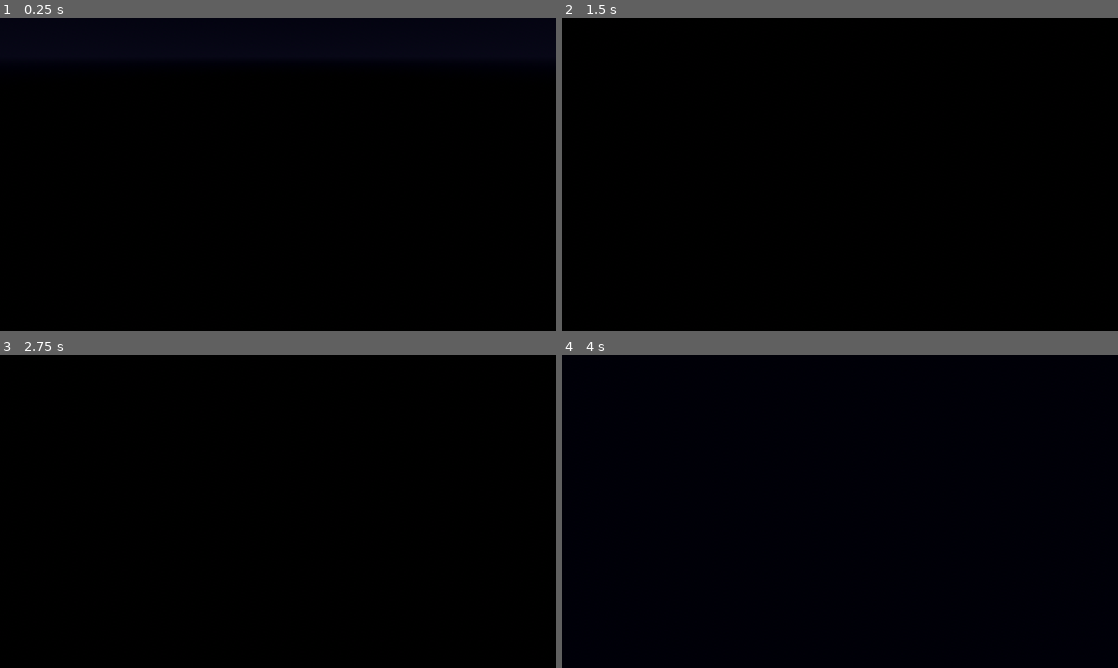
Above: before the commit, frames 1-4 (two rows, left to right).
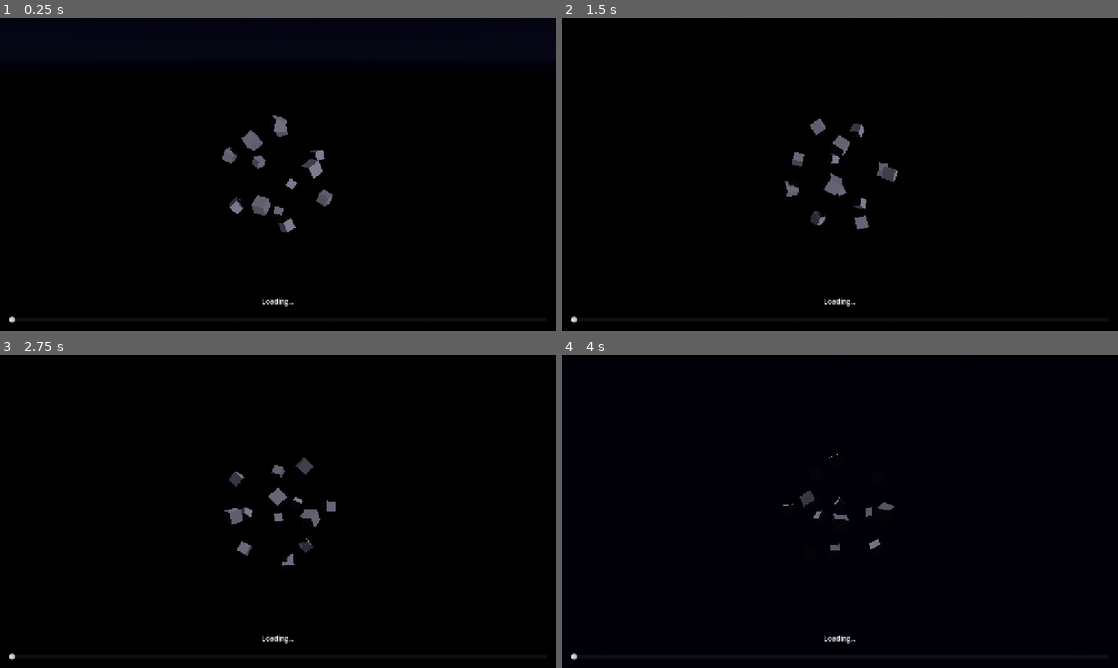
Above: after the commit, the same moments.

Repository: blugart-dev/moltbot-star-visualizer
Game: Godot game, scene res://scenes/main.tscn
Two runs of this game, one before a commit and one after it. Both use one fixed random seed, a clock stepped at 60 frames per second and the inputs below.
Inputs (mouse positions are in pixels of both pictures, inside the frame that each line leads up to):
- Up to frame 1 (0.25 s): no input
- Up to frame 2 (1.5 s): tap Enter at 0.5 s; move the mouse to (962, 158) at 0.52 s; hold Shift 0.53-1.25 s; click (962, 158) at 0.67 s; tap Space at 1.25 s; drag from (728, 190) to (812, 237) at 1.27 s
- Up to frame 3 (2.75 s): tap Enter at 2 s; move the mouse to (333, 442) at 2.02 s; tap Ctrl at 2.1 s; click (333, 442) at 2.17 s
- Up to frame 4 (4 s): tap Space at 2.75 s; drag from (812, 574) to (673, 464) at 2.77 s; tap Enter at 3.5 s; move the mouse to (1006, 558) at 3.52 s; tap Alt at 3.6 s; click (1006, 558) at 3.67 s

The runs differ from the first frame. In frame 1, 1.2% of the frame differs, in the area x 1-60%, y 31-98%; in frame 2, 1.0%; in frame 3, 1.0%; in frame 4, 0.4%.

Commit message:
feat: connect DataProvider to LobsterManager for date-based updates
Add VisualizationCoordinator to wire DataProvider and LobsterManager:
- set_date(date) updates lobster count from star history
- set_progress(0-1) for timeline scrubbing
- Positions new lobsters using PositionCalculator
- Signal-based loose coupling via date_updated signal

Add debug timeline UI with slider for testing date changes.
Update main.tscn with DataProvider script and coordinator.

Includes 13 integration tests for coordinator functionality.

Closes #11

Co-Authored-By: Claude Opus 4.5 <noreply@anthropic.com>

Diff:
--- a/scenes/main.tscn
+++ b/scenes/main.tscn
@@ -2,6 +2,9 @@
 
 [ext_resource type="Script" uid="uid://cweuunafwq03r" path="res://scripts/core/orbit_camera.gd" id="1_orbit"]
 [ext_resource type="Script" uid="uid://16k4vrlriw5k" path="res://scripts/core/lobster_manager.gd" id="2_lobster"]
+[ext_resource type="Script" path="res://scripts/core/data_provider.gd" id="3_data"]
+[ext_resource type="Script" path="res://scripts/core/visualization_coordinator.gd" id="4_coord"]
+[ext_resource type="Script" path="res://scripts/ui/debug_timeline.gd" id="5_debug"]
 
 [sub_resource type="BoxMesh" id="BoxMesh_0wfyh"]
 
@@ -44,6 +47,10 @@
 [node name="TimelineController" type="Node" parent="." unique_id=213731902]
 
 [node name="DataProvider" type="Node" parent="." unique_id=519236001]
+script = ExtResource("3_data")
+
+[node name="VisualizationCoordinator" type="Node" parent="."]
+script = ExtResource("4_coord")
 
 [node name="UI" type="CanvasLayer" parent="." unique_id=1978227726]
 
@@ -53,9 +60,32 @@
 anchor_top = 1.0
 anchor_right = 1.0
 anchor_bottom = 1.0
-offset_top = -60.0
+offset_top = -80.0
 grow_horizontal = 2
 grow_vertical = 0
+script = ExtResource("5_debug")
+
+[node name="Label" type="Label" parent="UI/TimelineBar"]
+layout_mode = 1
+anchors_preset = 10
+anchor_right = 1.0
+offset_bottom = 24.0
+grow_horizontal = 2
+text = "Loading..."
+horizontal_alignment = 1
+
+[node name="HSlider" type="HSlider" parent="UI/TimelineBar"]
+layout_mode = 1
+anchors_preset = 14
+anchor_top = 0.5
+anchor_right = 1.0
+anchor_bottom = 0.5
+offset_left = 20.0
+offset_top = 4.0
+offset_right = -20.0
+offset_bottom = 24.0
+grow_horizontal = 2
+grow_vertical = 2
 
 [node name="StatsDisplay" type="Control" parent="UI" unique_id=335600474]
 layout_mode = 3
--- /dev/null
+++ b/scripts/core/visualization_coordinator.gd
@@ -0,0 +1,128 @@
+class_name VisualizationCoordinator
+extends Node
+## Coordinates DataProvider and LobsterManager for date-based visualization.
+##
+## This is the integration layer that connects star history data to the
+## visual lobster display. When the date changes, it updates the lobster
+## count and positions accordingly.
+
+## Emitted when the visualization updates for a new date.
+signal date_updated(date: String, star_count: int)
+
+## Reference to the DataProvider node.
+@export var data_provider: Node
+
+## Reference to the LobsterManager node.
+@export var lobster_manager: Node3D
+
+var _current_date: String = ""
+var _current_count: int = 0
+
+
+func _ready() -> void:
+	_auto_find_references()
+	_connect_signals()
+
+	# Initialize to first date once data is loaded
+	if data_provider and data_provider.is_loaded():
+		_initialize_visualization()
+	elif data_provider:
+		data_provider.data_loaded.connect(_initialize_visualization)
+
+
+## Updates the visualization to show stars for the given date.
+func set_date(date: String) -> void:
+	if not data_provider or not lobster_manager:
+		push_warning("VisualizationCoordinator: Missing data_provider or lobster_manager")
+		return
+
+	if date == _current_date:
+		return
+
+	_current_date = date
+	var star_count: int = data_provider.get_star_count(date)
+	_update_lobster_count(star_count)
+	date_updated.emit(date, star_count)
+
+
+## Updates the visualization based on a normalized progress value (0.0 to 1.0).
+## Useful for timeline scrubbing.
+func set_progress(progress: float) -> void:
+	if not data_provider:
+		return
+
+	progress = clampf(progress, 0.0, 1.0)
+	var history_size: int = data_provider.get_history_size()
+	if history_size == 0:
+		return
+
+	var index: int = int(progress * (history_size - 1))
+	var date: String = data_provider.get_date_at_index(index)
+	set_date(date)
+
+
+## Returns the current date being displayed.
+func get_current_date() -> String:
+	return _current_date
+
+
+## Returns the current star count being displayed.
+func get_current_count() -> int:
+	return _current_count
+
+
+func _auto_find_references() -> void:
+	if not data_provider:
+		data_provider = get_node_or_null("../DataProvider")
+	if not lobster_manager:
+		lobster_manager = get_node_or_null("../World/LobsterManager")
+
+
+func _connect_signals() -> void:
+	if lobster_manager and lobster_manager.has_signal("instance_count_changed"):
+		if not lobster_manager.instance_count_changed.is_connected(_on_instance_count_changed):
+			lobster_manager.instance_count_changed.connect(_on_instance_count_changed)
+
+
+func _initialize_visualization() -> void:
+	if not data_provider:
+		return
+
+	var first_date: String = data_provider.get_first_date()
+	if first_date != "":
+		set_date(first_date)
+
+
+func _update_lobster_count(count: int) -> void:
+	if not lobster_manager:
+		return
+
+	var old_count: int = lobster_manager.get_instance_count()
+	lobster_manager.set_instance_count(count)
+
+	# Only recalculate positions for new instances
+	if count > old_count:
+		_position_new_instances(old_count, count)
+
+	_current_count = count
+
+
+func _position_new_instances(start_index: int, end_count: int) -> void:
+	# Calculate positions for new instances using PositionCalculator
+	var transforms: Array[Transform3D] = PositionCalculator.calculate_positions(end_count)
+
+	# Apply transforms for new instances
+	for i in range(start_index, end_count):
+		lobster_manager.set_instance_transform(i, transforms[i])
+		# Set random custom data for shader variation
+		var custom_data := Color(
+			randf(),  # Animation phase
+			0.8 + randf() * 0.2,  # R tint
+			0.2 + randf() * 0.2,  # G tint
+			0.1 + randf() * 0.1   # B tint
+		)
+		lobster_manager.set_instance_custom_data(i, custom_data)
+
+
+func _on_instance_count_changed(count: int) -> void:
+	_current_count = count
--- /dev/null
+++ b/scripts/ui/debug_timeline.gd
@@ -0,0 +1,38 @@
+extends Control
+## Debug UI for testing timeline scrubbing.
+##
+## Provides a slider to scrub through the star history and displays
+## the current date and star count. This is a temporary debug tool
+## until the full timeline UI is implemented.
+
+@onready var _slider: HSlider = $HSlider
+@onready var _label: Label = $Label
+@onready var _coordinator: Node = get_node_or_null("/root/Main/VisualizationCoordinator")
+
+
+func _ready() -> void:
+	_setup_slider()
+	_connect_signals()
+
+
+func _setup_slider() -> void:
+	_slider.min_value = 0.0
+	_slider.max_value = 1.0
+	_slider.step = 0.001
+	_slider.value = 0.0
+
+
+func _connect_signals() -> void:
+	_slider.value_changed.connect(_on_slider_changed)
+
+	if _coordinator:
+		_coordinator.date_updated.connect(_on_date_updated)
+
+
+func _on_slider_changed(value: float) -> void:
+	if _coordinator:
+		_coordinator.set_progress(value)
+
+
+func _on_date_updated(date: String, star_count: int) -> void:
+	_label.text = "%s | %d stars" % [date, star_count]
--- /dev/null
+++ b/tests/unit/test_visualization_coordinator.gd
@@ -0,0 +1,173 @@
+extends GutTest
+## Unit tests for VisualizationCoordinator.
+
+const CoordinatorScript := preload("res://scripts/core/visualization_coordinator.gd")
+const DataProviderScript := preload("res://scripts/core/data_provider.gd")
+const LobsterManagerScript := preload("res://scripts/core/lobster_manager.gd")
+
+var _coordinator: Node
+var _data_provider: Node
+var _lobster_manager: Node3D
+
+
+func before_each() -> void:
+	# Create instances
+	_data_provider = DataProviderScript.new()
+	_lobster_manager = LobsterManagerScript.new()
+	_coordinator = CoordinatorScript.new()
+
+	# Manually load data
+	_data_provider._load_data()
+
+	# Wire up references
+	_coordinator.data_provider = _data_provider
+	_coordinator.lobster_manager = _lobster_manager
+
+	# Add to tree so _ready runs for lobster manager
+	add_child_autofree(_lobster_manager)
+	add_child_autofree(_data_provider)
+	add_child_autofree(_coordinator)
+
+
+# --- Initialization Tests ---
+
+func test_coordinator_initializes_with_references() -> void:
+	assert_not_null(_coordinator.data_provider, "Should have data_provider reference")
+	assert_not_null(_coordinator.lobster_manager, "Should have lobster_manager reference")
+
+
+func test_coordinator_starts_at_first_date() -> void:
+	# Wait a frame for initialization
+	await get_tree().process_frame
+
+	var expected_first_date: String = _data_provider.get_first_date()
+	assert_eq(_coordinator.get_current_date(), expected_first_date,
+		"Should initialize to first date")
+
+
+# --- Date Setting Tests ---
+
+func test_set_date_updates_lobster_count() -> void:
+	var test_date: String = _data_provider.get_last_date()
+	var expected_count: int = _data_provider.get_star_count(test_date)
+
+	_coordinator.set_date(test_date)
+
+	assert_eq(_lobster_manager.get_instance_count(), expected_count,
+		"Lobster count should match star count for date")
+
+
+func test_set_date_emits_signal() -> void:
+	watch_signals(_coordinator)
+
+	var test_date: String = _data_provider.get_date_at_index(5)
+	_coordinator.set_date(test_date)
+
+	assert_signal_emitted(_coordinator, "date_updated",
+		"Should emit date_updated signal")
+
+
+func test_set_same_date_does_not_update() -> void:
+	var test_date: String = _data_provider.get_first_date()
+	_coordinator.set_date(test_date)
+
+	watch_signals(_coordinator)
+	_coordinator.set_date(test_date)  # Same date again
+
+	assert_signal_not_emitted(_coordinator, "date_updated",
+		"Should not emit signal for same date")
+
+
+# --- Progress Tests ---
+
+func test_set_progress_zero_is_first_date() -> void:
+	_coordinator.set_progress(0.0)
+
+	var expected: String = _data_provider.get_first_date()
+	assert_eq(_coordinator.get_current_date(), expected,
+		"Progress 0.0 should be first date")
+
+
+func test_set_progress_one_is_last_date() -> void:
+	_coordinator.set_progress(1.0)
+
+	var expected: String = _data_provider.get_last_date()
+	assert_eq(_coordinator.get_current_date(), expected,
+		"Progress 1.0 should be last date")
+
+
+func test_set_progress_half_is_middle() -> void:
+	_coordinator.set_progress(0.5)
+
+	var history_size: int = _data_provider.get_history_size()
+	var mid_index: int = int(0.5 * (history_size - 1))
+	var expected: String = _data_provider.get_date_at_index(mid_index)
+
+	assert_eq(_coordinator.get_current_date(), expected,
+		"Progress 0.5 should be middle date")
+
+
+func test_set_progress_clamps_values() -> void:
+	_coordinator.set_progress(-0.5)
+	assert_eq(_coordinator.get_current_date(), _data_provider.get_first_date(),
+		"Negative progress should clamp to first date")
+
+	_coordinator.set_progress(1.5)
+	assert_eq(_coordinator.get_current_date(), _data_provider.get_last_date(),
+		"Progress > 1 should clamp to last date")
+
+
+# --- Count Tests ---
+
+func test_current_count_matches_lobster_manager() -> void:
+	_coordinator.set_progress(0.5)
+
+	assert_eq(_coordinator.get_current_count(), _lobster_manager.get_instance_count(),
+		"Current count should match lobster manager")
+
+
+func test_scrubbing_updates_count_correctly() -> void:
+	# Scrub from start to end
+	_coordinator.set_progress(0.0)
+	var start_count: int = _coordinator.get_current_count()
+
+	_coordinator.set_progress(1.0)
+	var end_count: int = _coordinator.get_current_count()
+
+	assert_lt(start_count, end_count,
+		"End count should be greater than start count")
+	assert_eq(end_count, _data_provider.get_total_stars(),
+		"End count should equal total stars")
+
+
+# --- Performance Tests ---
+
+func test_rapid_scrubbing_performance() -> void:
+	var start_time: int = Time.get_ticks_msec()
+
+	# Simulate rapid scrubbing
+	for i: int in range(100):
+		var progress: float = float(i) / 100.0
+		_coordinator.set_progress(progress)
+
+	var elapsed: int = Time.get_ticks_msec() - start_time
+
+	# Should complete in under 2 seconds
+	assert_lt(elapsed, 2000,
+		"100 progress updates should be fast (took %dms)" % elapsed)
+
+
+func test_increasing_count_positions_new_instances() -> void:
+	# Start with some instances
+	_coordinator.set_progress(0.0)
+	var initial_count: int = _lobster_manager.get_instance_count()
+
+	# Move forward to add more
+	_coordinator.set_progress(0.5)
+	var new_count: int = _lobster_manager.get_instance_count()
+
+	# Check that new instances have non-zero transforms
+	if new_count > initial_count:
+		var transform: Transform3D = _lobster_manager.get_instance_transform(new_count - 1)
+		assert_ne(transform.origin, Vector3.ZERO,
+			"New instances should have positioned transforms")
